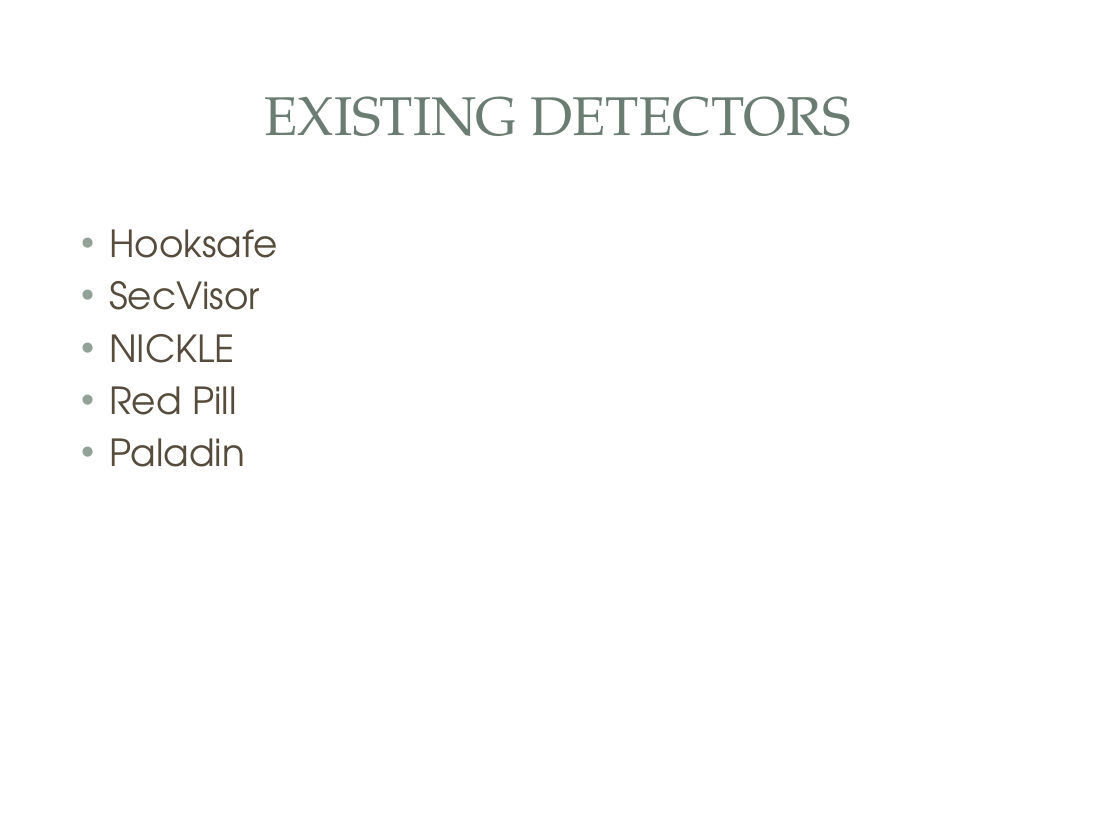
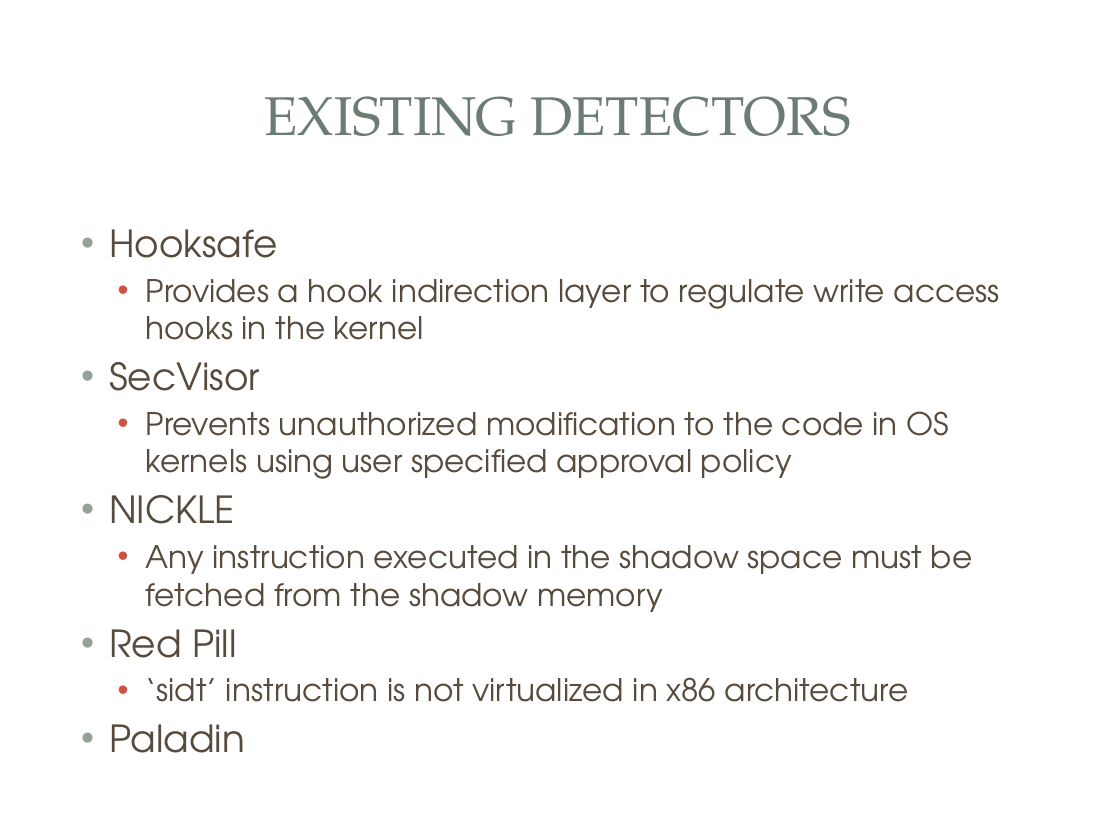
Before and after one commit to mjmalkowski11023/Computer-Security-2013, a slide deck: slide 14 of VMBR_Presentation.pptx. Drawn at 1120x840 pixels with LibreOffice and Linux fonts; fonts in the diff are those of the drawing; background and template pictures are left out. Boxes give left, top, right and bottom in pixels: in the first picture for what was removed or moved away, otherwise in the second. Text is boxed around its words. In the diff, an @@ line names an element or a change of style, - is before the commit and + after.

```diff
--- a/VMBR_Presentation.pptx
+++ b/VMBR_Presentation.pptx
@@ text at <box>146,279,1000,340</box>: paragraph added @@
+  • Provides a hook indirection layer to regulate write access hooks in the kernel
@@ text at <box>146,411,950,479</box>: paragraph added @@
+  • Prevents unauthorized modification to the code in OS kernels using user specified approval policy
@@ text at <box>146,545,972,612</box>: paragraph added @@
+  • Any instruction executed in the shadow space must be fetched from the shadow memory
@@ text at <box>146,677,909,702</box>: paragraph added @@
+  • ‘sidt’ instruction is not virtualized in x86 architecture
```
Also in this commit, not shown: 3 other slides changed, 1 slide added.
